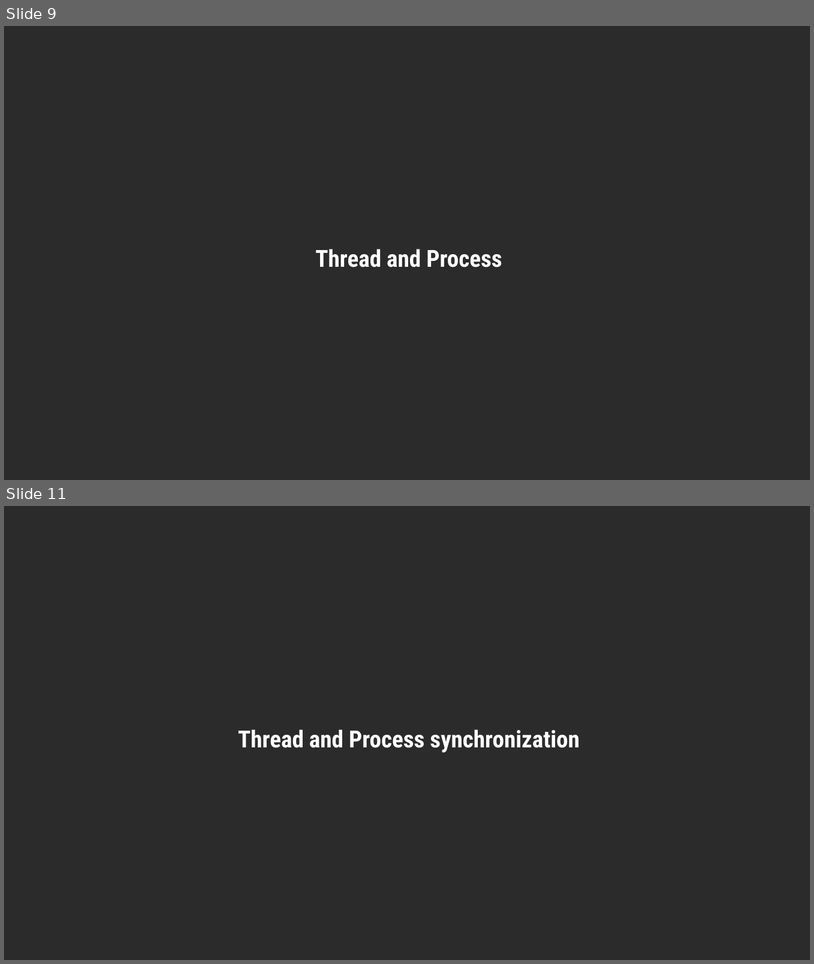
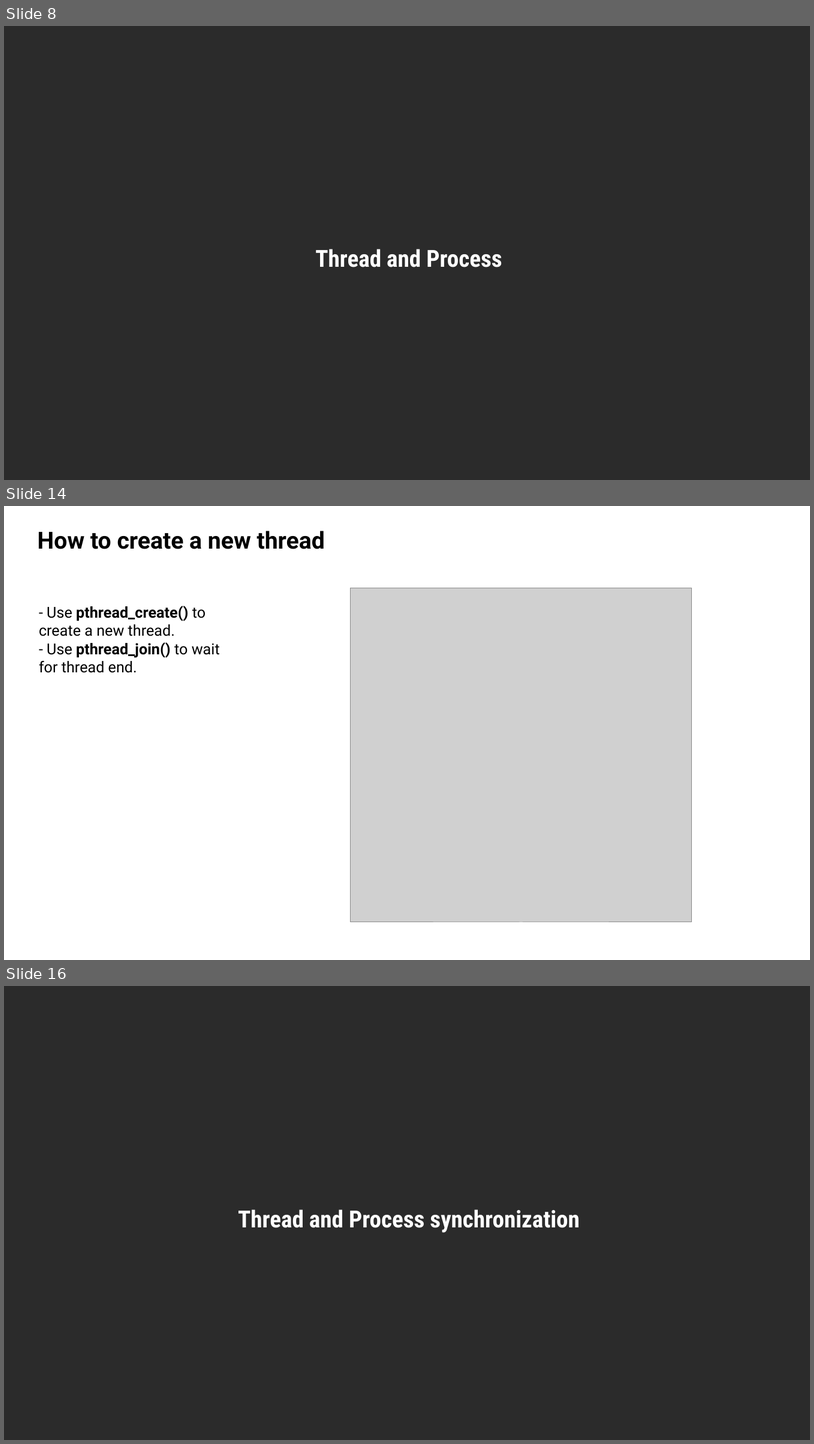
Before and after one commit to cuongnv99sc/OS_overview, a slide deck: doc/OS_overview.pptx. Shown one above the other, each under a label of ours: slides 9 and 11 before the commit, slides 8, 14 and 16 after it; the slides between them are not shown. The pictures are 814x964 and 814x1444 pixels, drawn with LibreOffice and Linux fonts; fonts in the diff are those of the drawing; grey boxes stand for pictures; background and template pictures are left out; a plain dark background stands for a picture behind light text. Boxes give left, top, right and bottom in pixels: in the first picture for what was removed or moved away, otherwise in the second. Text is boxed around its words. In the diff, an @@ line names an element or a change of style, - is before the commit and + after.

```diff
--- a/doc/OS_overview.pptx
+++ b/doc/OS_overview.pptx
@@ slide 14 added at <box>4,506,810,960</box>, background #FFFFFF @@
@@ title added at <box>38,531,325,549</box>, 28 pt, text #000000, bold @@
+How to create a new thread
@@ picture added at <box>351,588,692,922</box> @@
@@ text added at <box>39,606,220,673</box>, 18 pt, text #000000 @@
+- Use pthread_create() to create a new thread.
+- Use pthread_join() to wait for thread end.
@@ what was slide 9 is now slide 8 @@
@@ what was slide 11 is now slide 16 @@
```
Also in this commit, not shown: 2 slides changed, 8 other slides added, 20 slides removed, 1 other file.
